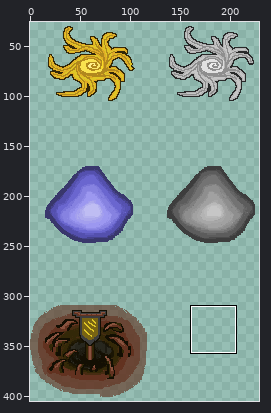
Two states of a sprite sheet, Assets/Sprites/Custom Hell Hexes/Hell Utilities.png. The picture above shows the old version from afar; the outline marks the close-up.
Close-up. First the earlier version:
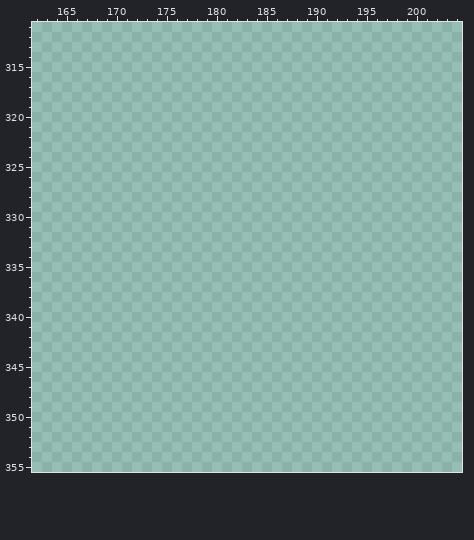
The file is 242x424 pixels. Colours within 5 levels of each other are drawn and written as one. Shown: x 162..204, y 311..355. The wide view leaves out empty margins.
Palette (. is transparent): 
Once edited:
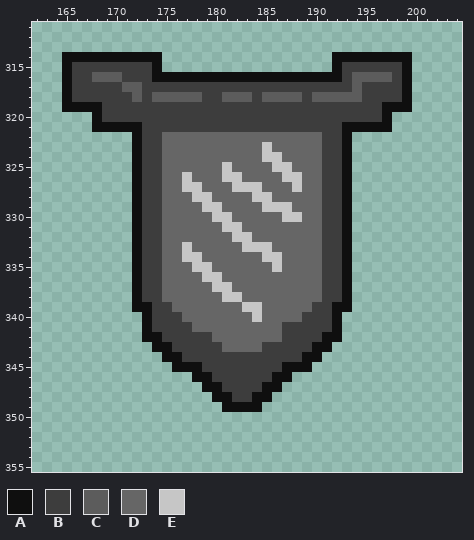
Colours new in this view: A #0f0f0f  B #3d3d3d  C #5c5c5c  D #666666  E #c6c6c6
Changes in this commit:
Changed rows in their new state; - is an unchanged pixel.
first column x 165:
314 AAAAAAAAAA-----------------AAAAAAAA
315 ABBBBBBBBA-----------------ABBBBBBA
316 ABBCCCBBBAAAAAAAAAAAAAAAAAAABCCCCBA
317 ABBBBBCCBBBBBBBBBBBBBBBBBBBBBCBBBBA
318 ABBBBBBCBCCCCCBBCCCBCCCCBCCCCCBBBBA
319 AAAABBBBBBBBBBBBBBBBBBBBBBBBBBBBAAA
320 ---ABBBBBBBBBBBBBBBBBBBBBBBBBBBBA--
321 ---AAAAABBBBBBBBBBBBBBBBBBBBAAAAA--
322 -------ABBDDDDDDDDDDDDDDDDBBA------
323 -------ABBDDDDDDDDDDEDDDDDBBA------
324 -------ABBDDDDDDDDDDEEDDDDBBA------
325 -------ABBDDDDDDEDDDDEEDDDBBA------
326 -------ABBDDEDDDEEDDDDEEDDBBA------
327 -------ABBDDEEDDDEEEDDDEDDBBA------
328 -------ABBDDDEEDDDDEEDDDDDBBA------
329 -------ABBDDDDEEDDDDEEEDDDBBA------
330 -------ABBDDDDDEEDDDDDEEDDBBA------
331 -------ABBDDDDDDEEDDDDDDDDBBA------
332 -------ABBDDDDDDDEEDDDDDDDBBA------
333 -------ABBDDEDDDDDEEEDDDDDBBA------
334 -------ABBDDEEDDDDDDEEDDDDBBA------
335 -------ABBDDDEEDDDDDDEDDDDBBA------
336 -------ABBDDDDEEDDDDDDDDDDBBA------
337 -------ABBDDDDDEEDDDDDDDDDBBA------
338 -------ABBDDDDDDEEDDDDDDDDBBA------
339 -------AABBDDDDDDDEEDDDDDBBAA------
340 --------ABBBDDDDDDDEDDDDBBBA-------
341 --------ABBBBDDDDDDDDDBBBBBA-------
342 --------AABBBBBDDDDDDDBBBBAA-------
343 ---------AABBBBBDDDDBBBBBAA--------
344 ----------AABBBBBBBBBBBBAA---------
345 -----------AAABBBBBBBBAAA----------
346 -------------AABBBBBBAA------------
347 --------------AABBBBAA-------------
348 ---------------AABBAA--------------
349 ----------------AAAA---------------
Changed places in both close-ups, as pixel boxes (x1, y1, x2, y2):
added: (62, 52, 412, 412)
